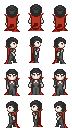
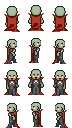
Layered file, before and after one edit (72px x 128px). Changes by layer:
hid "hair" over 6, 4, 66, 112
added layer "ears-green" above "ears" over 6, 9, 66, 111
hid "ears" over 6, 9, 66, 111
added layer "mouth" above "head-green" over 8, 45, 64, 112
added layer "head-green" above "head" over 7, 5, 65, 113
hid "head" over 7, 5, 65, 113
moved "outfit" above "body-green" over 5, 13, 67, 121
added layer "body-green" above "body" over 5, 15, 67, 121
hid "body" over 5, 15, 67, 121
